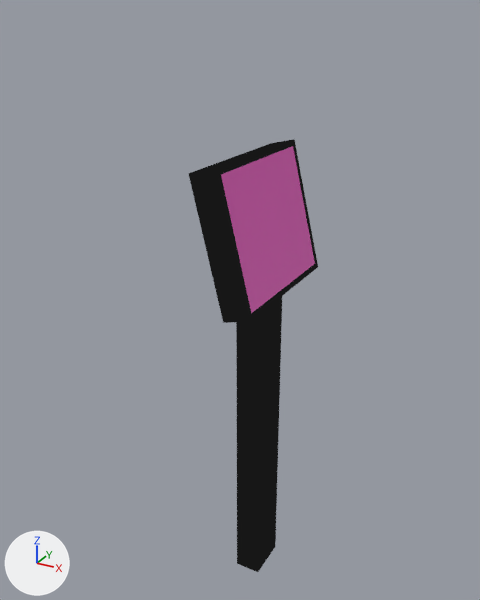
The glTF model src/godot_spectropica/Arts/models/cashier_game/item_monitor.glb, before and after one commit.
Both versions are drawn from a 50 mm camera at (1.33, -2.6, 1.65) aimed at (-0.12, 0.02, 0.34). Lighting does not change. The marker at lower left points along +X, +Y and +Z. The picture after the commit comes second. Vertices at exactly the same position are counted once.

Names of what the first picture shows: 'monitor'.
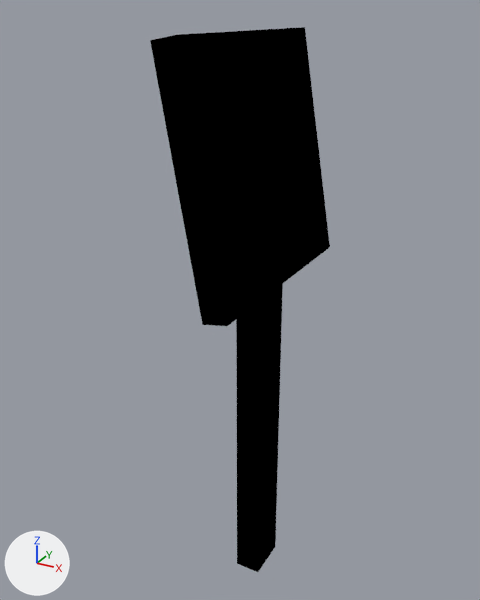
What differs and where, as boxes (x1, y1, x2, y2) in the pictures (480 x 600 px):
'monitor', reshaped (39% wider, 26% taller): before (189, 139, 318, 572); after (150, 27, 330, 572)
part 1 of me_cube_001, rebuilt (39% wider, 62% taller): before (189, 139, 318, 323); after (150, 27, 330, 326)

Diff of the bpy script that builds the scene:
```diff
--- a/src/godot_spectropica/Arts/models/cashier_game/item_monitor.glb.py
+++ b/src/godot_spectropica/Arts/models/cashier_game/item_monitor.glb.py
@@ me_cube_001 @@
 # used by ob_monitor; location = (0.0, 0.0, 0.0)
-me_cube_001.from_pydata(...)  # 20 vertices, 32 faces; spans x -0.14..0.15, y -0.37..0.37, z -1.23..1.07
+me_cube_001.from_pydata(...)  # 32 vertices, 56 faces; spans x -0.17..0.14, y -0.54..0.54, z -1.23..1.57
+# me_cube_001 part 1: the loose piece of 12 vertices spanning x -0.14..0.15, y -0.37..0.37, z 0.41..1.07 is rebuilt with 24 vertices and now spans x -0.17..0.14, y -0.54..0.54, z 0.47..1.57, in mat_flat
 me_cube_001.materials.append(mat_flat)
-me_cube_001.materials.append(mat_screen)
```
